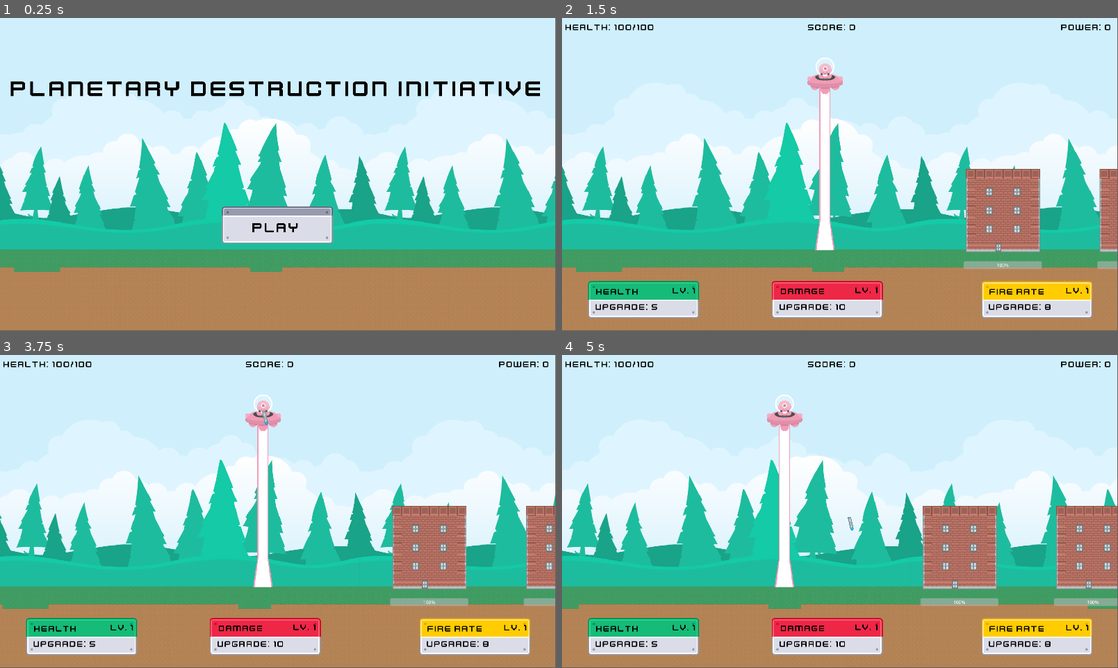
Above: before the commit, frames 1-4 (two rows, left to right).
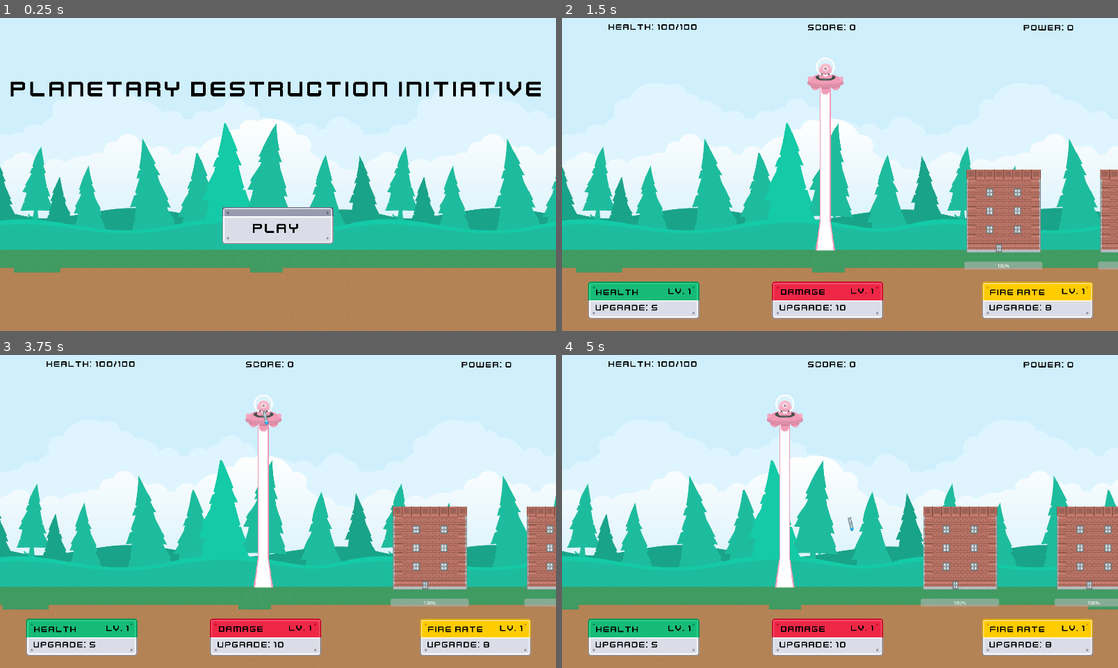
Above: after the commit, the same moments.

Repository: PsimoonGames/KenneyJam2025
Game: Godot game, scene res://Scenes/MainMenu.tscn
The game is run twice, just before and just after one commit, with the same random seed, the same clock (stepped at 60 frames per second) and the same inputs.
Inputs (mouse positions are in pixels of both pictures, inside the frame that each line leads up to):
- Up to frame 1 (0.25 s): no input
- Up to frame 2 (1.5 s): click "Play" at 0.5 s; click "Health" at 1.25 s
- Up to frame 3 (3.75 s): click "Damage" at 2 s; click "Fire Rate" at 2.75 s; tap Enter at 3.5 s; move the mouse to (278, 470) at 3.52 s; hold D (right) from 3.53 s (still down); click (278, 470) at 3.67 s
- Up to frame 4 (5 s): move the mouse to (728, 527) at 4.27 s; release D (right) at 4.28 s; hold A (left) from 4.28 s (still down)
In our replay, the window is 799x449 before the commit and 800x450 after it. These sizes can differ from the game's own. Grey fills any space a smaller window leaves; there, only what the larger window draws over its background counts as a difference.

The runs differ from the first frame. In frame 1, 2.4% of the frame differs, in the area x 0-100%, y 0-82%; in frame 2, 5.3%; in frame 3, 5.5%; in frame 4, 6.0%, in the area x 0-100%, y 0-97%.

Commit message:
final build

Diff:
--- a/planetarydestruction/Scenes/HUD.tscn
+++ b/planetarydestruction/Scenes/HUD.tscn
@@ -41,9 +41,9 @@
 
 [node name="Level" type="Label" parent="Health"]
 layout_mode = 0
-offset_left = 293.0
+offset_left = 277.0
 offset_top = 16.0
-offset_right = 359.0
+offset_right = 360.0
 offset_bottom = 58.0
 theme_override_colors/font_color = Color(0, 0, 0, 1)
 theme_override_fonts/font = ExtResource("3_c3eba")
@@ -82,10 +82,10 @@
 
 [node name="Level" type="Label" parent="Damage"]
 layout_mode = 0
-offset_left = 289.0
-offset_top = 14.0
-offset_right = 355.0
-offset_bottom = 56.0
+offset_left = 273.0
+offset_top = 15.0
+offset_right = 356.0
+offset_bottom = 57.0
 theme_override_colors/font_color = Color(0, 0, 0, 1)
 theme_override_fonts/font = ExtResource("3_c3eba")
 theme_override_font_sizes/font_size = 30
@@ -123,9 +123,9 @@
 
 [node name="Level" type="Label" parent="Fire Rate"]
 layout_mode = 0
-offset_left = 293.0
+offset_left = 277.0
 offset_top = 16.0
-offset_right = 359.0
+offset_right = 360.0
 offset_bottom = 58.0
 theme_override_colors/font_color = Color(0, 0, 0, 1)
 theme_override_fonts/font = ExtResource("3_c3eba")
@@ -134,10 +134,10 @@
 horizontal_alignment = 2
 
 [node name="Power" type="Label" parent="."]
-offset_left = 1726.0
-offset_top = 15.0
-offset_right = 1902.0
-offset_bottom = 57.0
+offset_left = 1595.0
+offset_top = 16.0
+offset_right = 1771.0
+offset_bottom = 58.0
 theme_override_colors/font_color = Color(0, 0, 0, 1)
 theme_override_fonts/font = ExtResource("3_c3eba")
 theme_override_font_sizes/font_size = 30
@@ -155,10 +155,10 @@
 horizontal_alignment = 1
 
 [node name="Health2" type="Label" parent="."]
-offset_left = 12.0
-offset_top = 15.0
-offset_right = 79.0
-offset_bottom = 38.0
+offset_left = 161.0
+offset_top = 14.0
+offset_right = 471.0
+offset_bottom = 49.0
 theme_override_colors/font_color = Color(0, 0, 0, 1)
 theme_override_fonts/font = ExtResource("3_c3eba")
 theme_override_font_sizes/font_size = 30
--- a/planetarydestruction/project.godot
+++ b/planetarydestruction/project.godot
@@ -24,6 +24,8 @@
 
 window/size/viewport_width=1920
 window/size/viewport_height=1080
+window/size/mode=4
+window/stretch/mode="viewport"
 
 [file_customization]
 
--- a/planetarydestruction/scripts/audio_controller.gd
+++ b/planetarydestruction/scripts/audio_controller.gd
@@ -10,3 +10,4 @@
 		if !i.playing:
 			i.stream = load(file)
 			i.play()
+			break
Not shown, added: planetarydestruction/export_presets.cfg
Not shown, added: Screenshot 2025-07-20 153225.png
Not shown, added: Screenshot 2025-07-20 153254.png
Not shown, added: Screenshot 2025-07-20 153537.png
Not shown, added: build/PlanetaryDestruction.apple-touch-icon.png
Not shown, added: build/PlanetaryDestruction.audio.position.worklet.js
Not shown, added: build/PlanetaryDestruction.audio.worklet.js
Not shown, added: build/PlanetaryDestruction.html
Not shown, added: build/PlanetaryDestruction.icon.png
Not shown, added: build/PlanetaryDestruction.js
Not shown, added: build/PlanetaryDestruction.pck
Not shown, added: build/PlanetaryDestruction.png
(and 2 more such lines)
